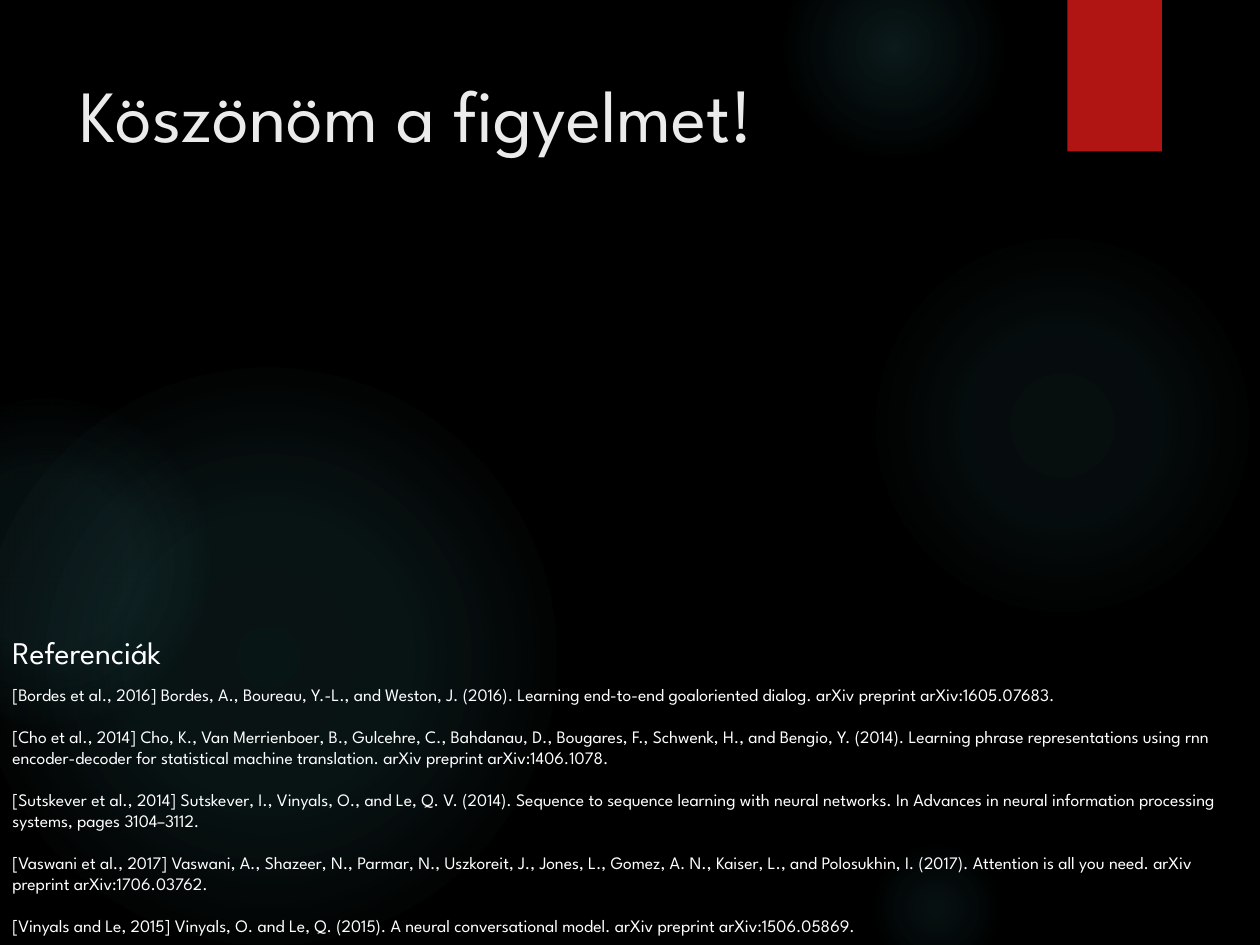
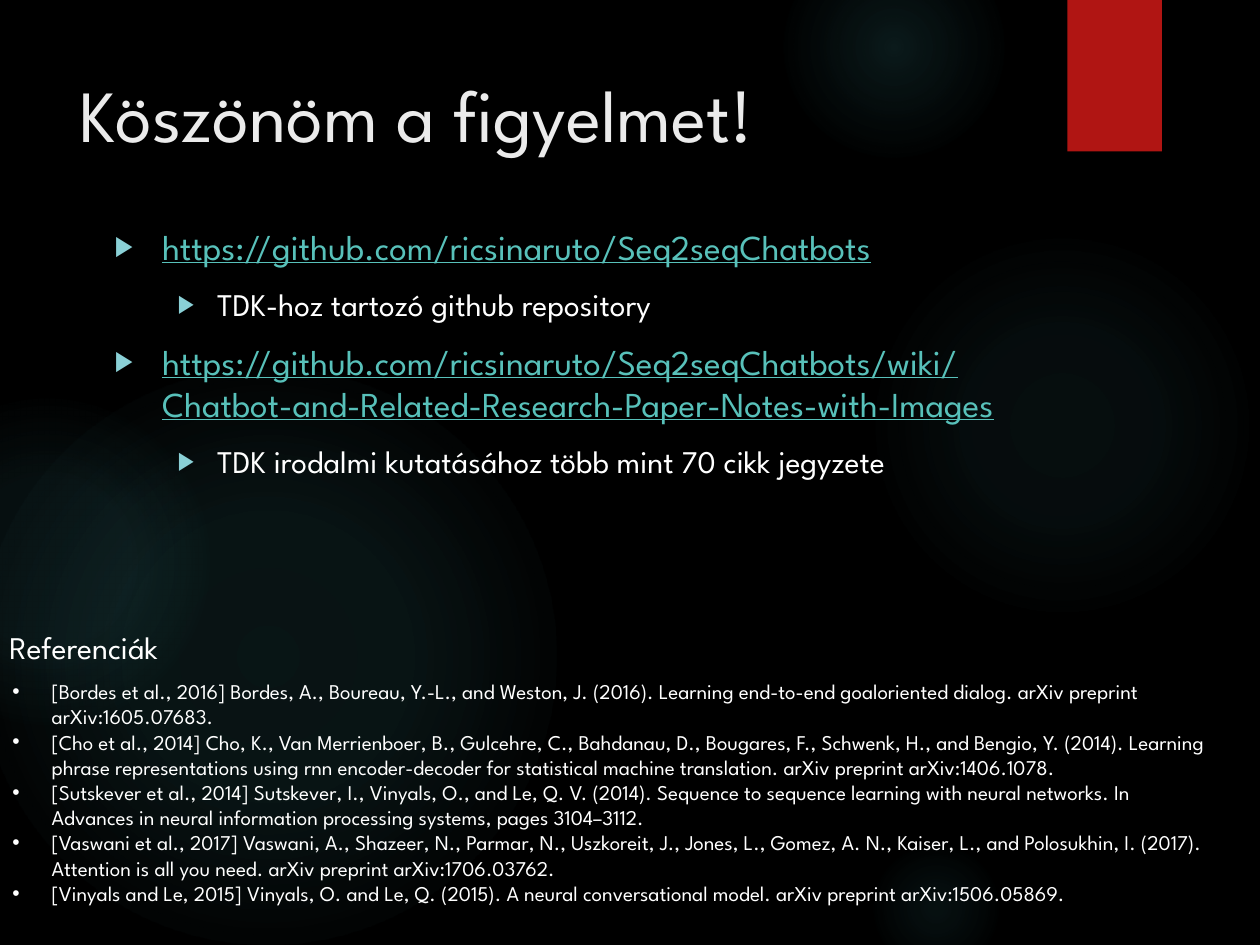
Before and after one commit to ricsinaruto/Seq2seqChatbots, a slide deck: slide 17 of doc/tdk.pptx. Drawn at 1260x945 pixels with LibreOffice and Linux fonts; fonts in the diff are those of the drawing; background and template pictures are left out. Boxes give left, top, right and bottom in pixels: in the first picture for what was removed or moved away, otherwise in the second. Text is boxed around its words. In the diff, an @@ line names an element or a change of style, - is before the commit and + after.

Commit message:
updated presentation

```diff
--- a/doc/tdk.pptx
+++ b/doc/tdk.pptx
@@ text added at [162,236,993,480], 20 pt, text #58C1BA, underline @@
+▶ https://github.com/ricsinaruto/Seq2seqChatbots
+  ▶ TDK-hoz tartozó github repository
+▶ https://github.com/ricsinaruto/Seq2seqChatbots/wiki/Chatbot-and-Related-Research-Paper-Notes-with-Images
+  ▶ TDK irodalmi kutatásához több mint 70 cikk jegyzete
@@ text "Referenciák": place and size @@
-text "Referenciák" at [12,642,161,665]
+text "Referenciák" at [9,637,158,660]
@@ text "[Bordes et al., 2016] Bordes, ..." at [52,684,1204,906]: size 10 to 12 pt; bullet none to • @@
```
Also in this commit, not shown: 2 other slides changed.
